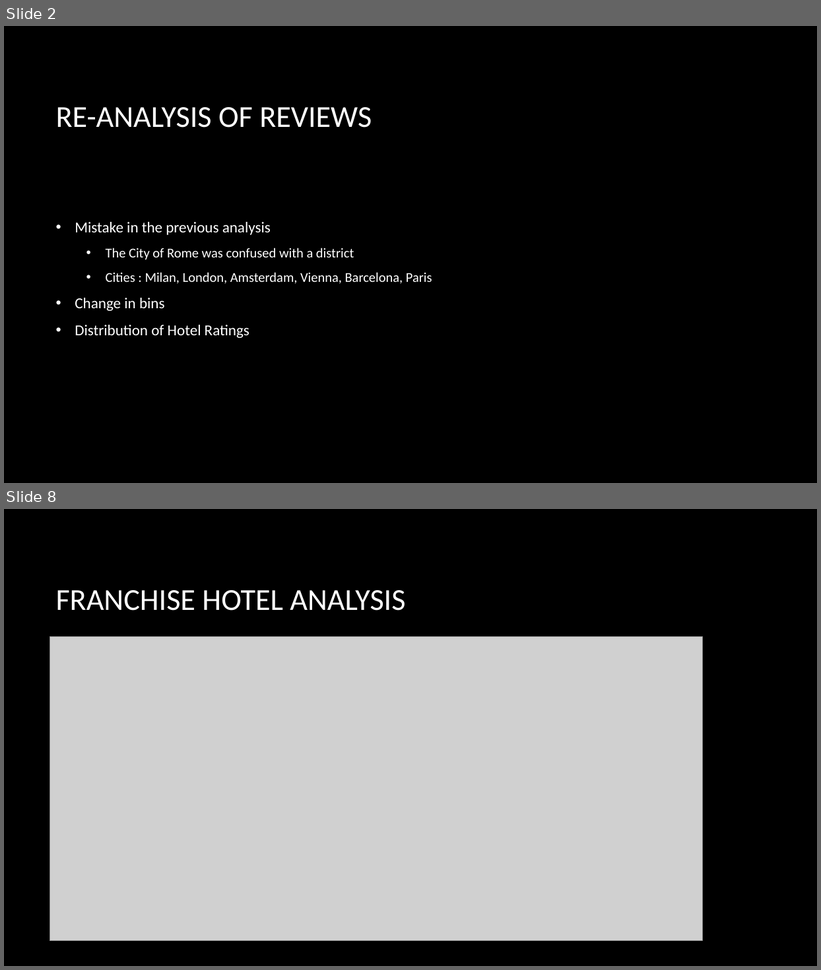
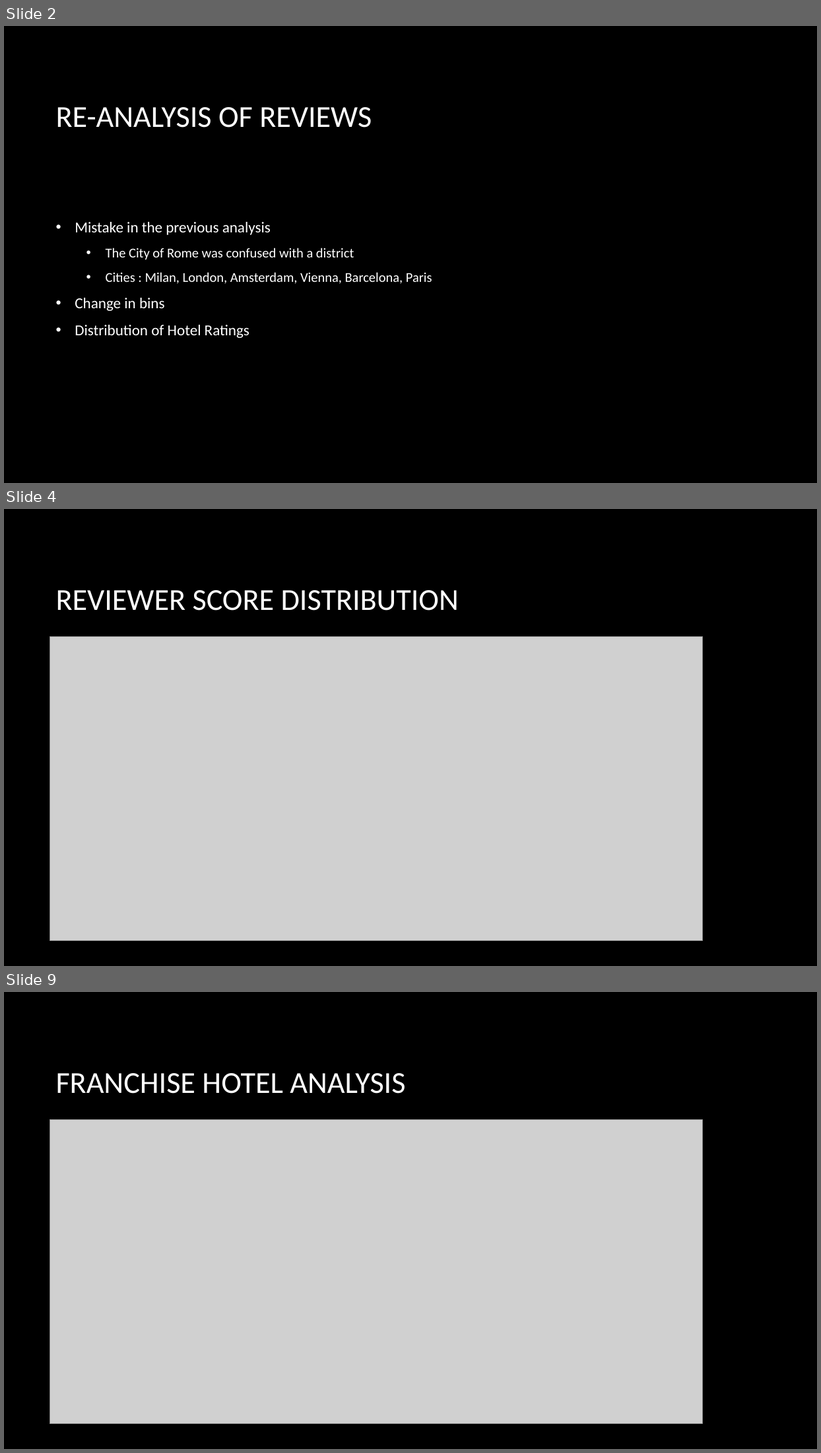
Before and after one commit to bumblebeetron/WS17DataMiningHotelReview, a slide deck: DataMining3Deniz.pptx. Shown one above the other, each under a label of ours: slides 2 and 8 before the commit, slides 2, 4 and 9 after it; the slides between them are not shown. The pictures are 821x970 and 821x1453 pixels, drawn with LibreOffice and Linux fonts; fonts in the diff are those of the drawing; grey boxes stand for pictures; background and template pictures are left out. Boxes give left, top, right and bottom in pixels: in the first picture for what was removed or moved away, otherwise in the second. Text is boxed around its words. In the diff, an @@ line names an element or a change of style, - is before the commit and + after.

```diff
--- a/DataMining3Deniz.pptx
+++ b/DataMining3Deniz.pptx
@@ slide 4 added at [4,509,817,966], background picture (left out) @@
@@ title added at [56,590,459,611], 36 pt, text #FFFFFF @@
+REVIEWER SCORE DISTRIBUTION
@@ picture added at [50,636,702,941] @@
@@ what was slide 8 is now slide 9 @@
```
Also in this commit, not shown: 3 slides changed, 1 other slide added, 1 slide removed.
